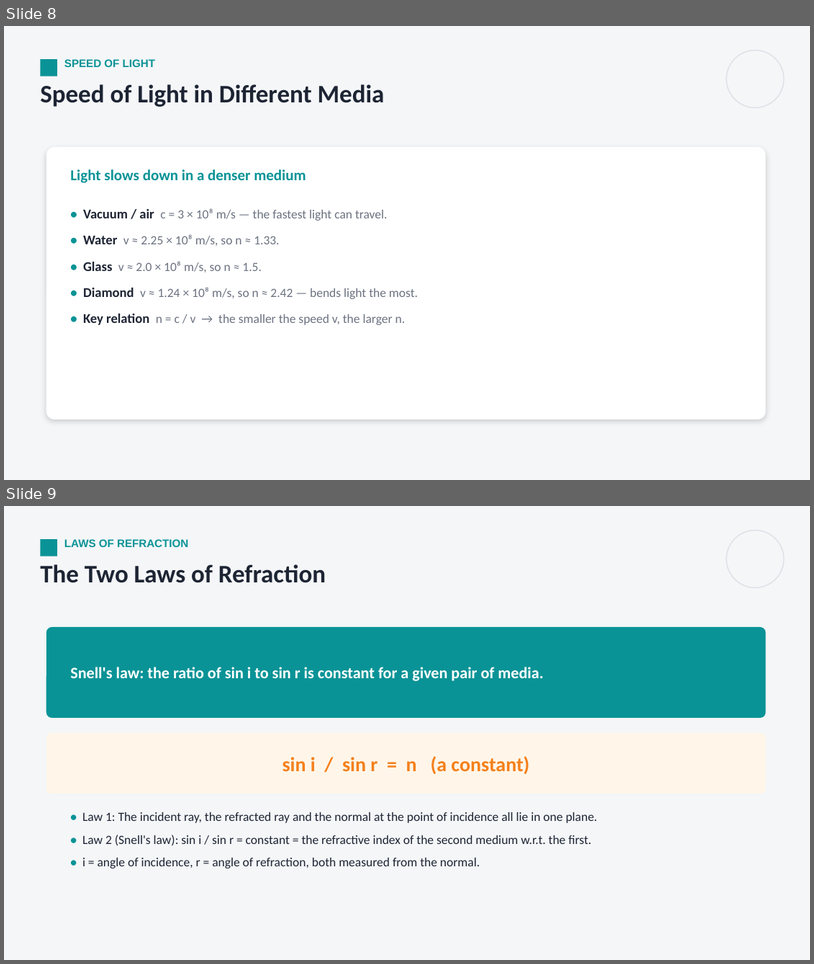
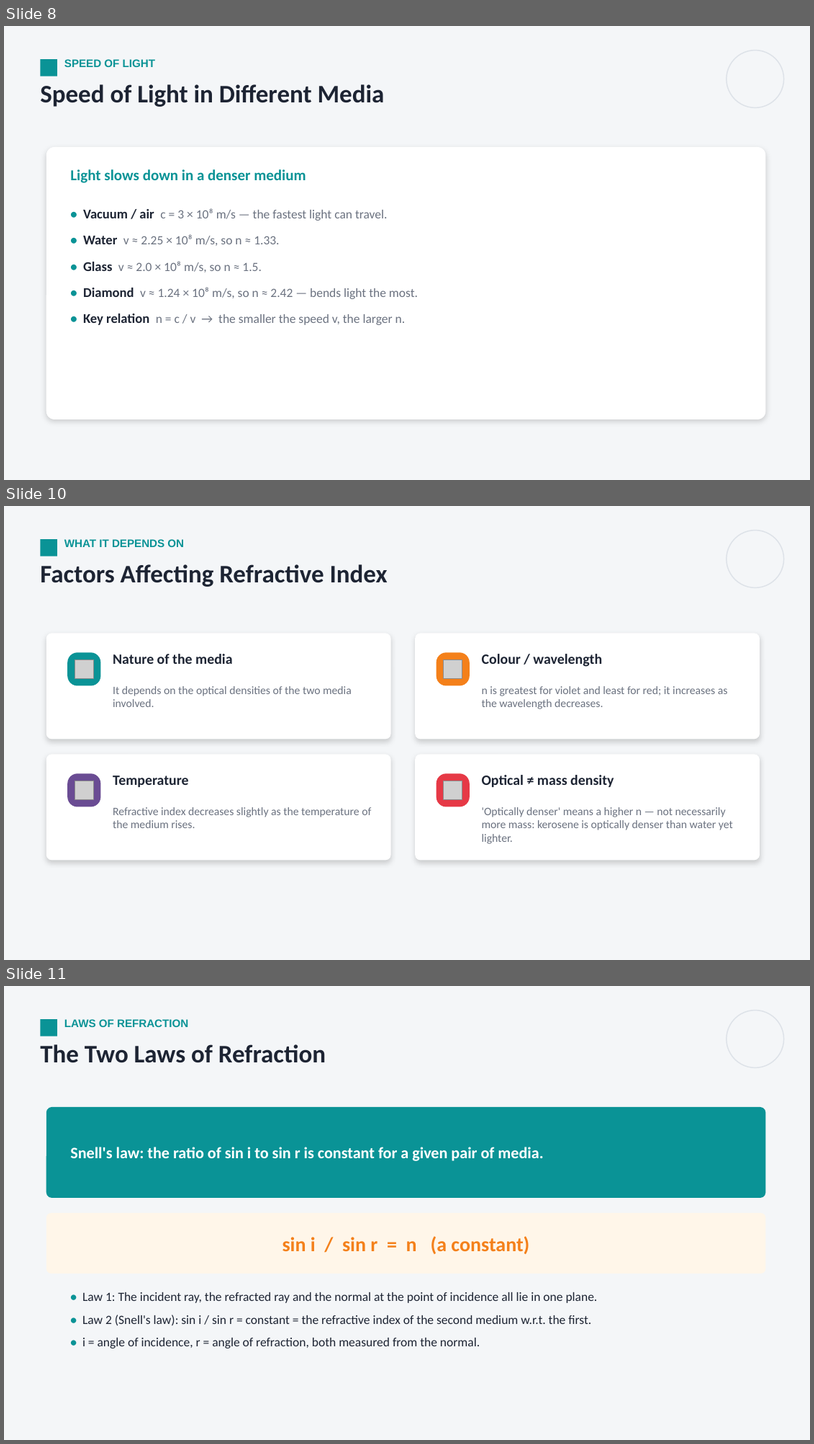
Before and after one commit to parmeshwars2911/MyFirstAR, a slide deck: ppt/Grade10/G10_S34_Refraction_at_Plane_Surfaces_1.pptx. Shown one above the other, each under a label of ours: slides 8 and 9 before the commit, slides 8, 10 and 11 after it; the slides between them are not shown. The pictures are 814x964 and 814x1444 pixels, drawn with LibreOffice and Linux fonts; fonts in the diff are those of the drawing; grey boxes stand for pictures. Boxes give left, top, right and bottom in pixels: in the first picture for what was removed or moved away, otherwise in the second. Text is boxed around its words. In the diff, an @@ line names an element or a change of style, - is before the commit and + after.

```diff
--- a/ppt/Grade10/G10_S34_Refraction_at_Plane_Surfaces_1.pptx
+++ b/ppt/Grade10/G10_S34_Refraction_at_Plane_Surfaces_1.pptx
@@ slide 10 added at [4,506,810,960], background #F4F6F8 @@
@@ rectangle added at [40,539,57,556], fill #0A9396 @@
@@ text added at [64,539,184,547], 13 pt, text #0A9396, bold @@
+WHAT IT DEPENDS ON
@@ ellipse added at [727,530,784,587], outline #DDE2E8 1.25 pt @@
@@ text added at [40,564,388,587], 30 pt, text #1D2433, bold @@
+Factors Affecting Refractive Index
@@ rounded rectangle added at [46,633,391,739], fill #FFFFFF @@
@@ rounded rectangle added at [415,633,760,739], fill #FFFFFF @@
@@ rounded rectangle added at [67,652,100,686], fill #0A9396 @@
@@ text added at [113,654,232,664], 17 pt, text #1D2433, bold @@
+Nature of the media
@@ rounded rectangle added at [437,652,470,686], fill #F4801A @@
@@ text added at [482,654,602,667], 17 pt, text #1D2433, bold @@
+Colour / wavelength
@@ picture added at [75,659,93,678] @@
@@ picture added at [444,659,463,678] @@
@@ text added at [113,686,352,707], 13.5 pt, text #6B7280 @@
+It depends on the optical densities of the two media involved.
@@ text added at [482,686,728,709], 13.5 pt, text #6B7280 @@
+n is greatest for violet and least for red; it increases as the wavelength decreases.
@@ rounded rectangle added at [46,754,391,860], fill #FFFFFF @@
@@ rounded rectangle added at [415,754,760,860], fill #FFFFFF @@
@@ rounded rectangle added at [67,773,100,807], fill #6A4C93 @@
@@ picture added at [75,780,93,800] @@
@@ text added at [113,775,189,787], 17 pt, text #1D2433, bold @@
+Temperature
@@ rounded rectangle added at [437,773,470,807], fill #E63946 @@
@@ picture added at [444,780,463,800] @@
@@ text added at [482,775,614,787], 17 pt, text #1D2433, bold @@
+Optical ≠ mass density
@@ text added at [113,807,371,828], 13.5 pt, text #6B7280 @@
+Refractive index decreases slightly as the temperature of the medium rises.
@@ text added at [482,807,733,844], 13.5 pt, text #6B7280 @@
+'Optically denser' means a higher n — not necessarily more mass: kerosene is optically denser than water yet lighter.
@@ what was slide 9 is now slide 11 @@
```
Also in this commit, not shown: 2 slides changed, 8 other slides added, 3 other files.
